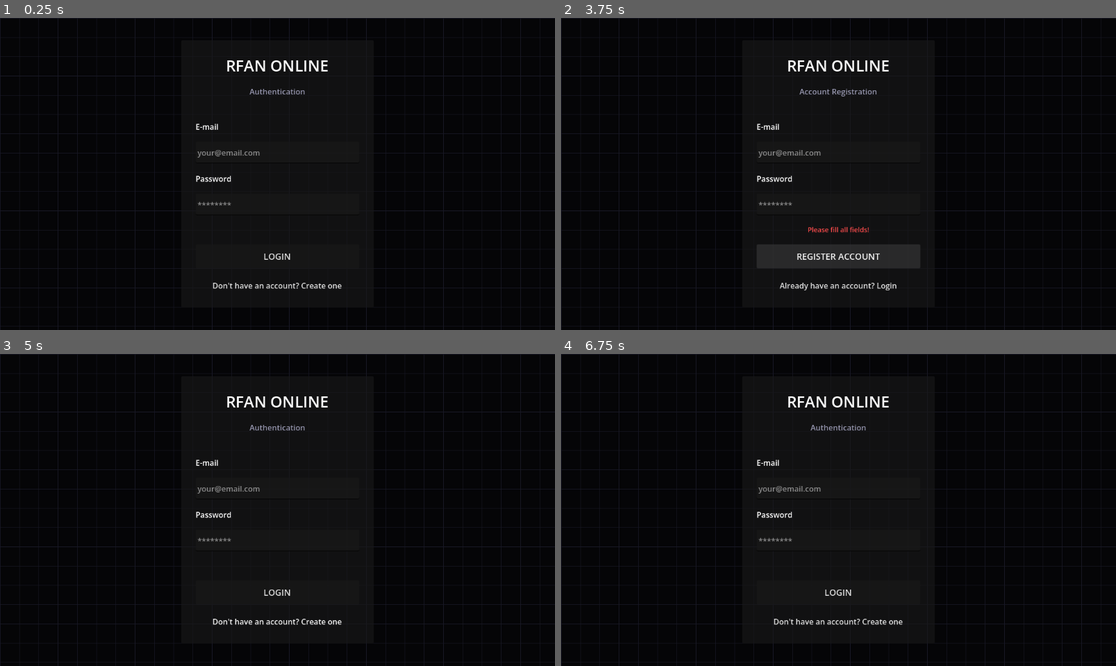
Above: before the commit, frames 1-4 (two rows, left to right).
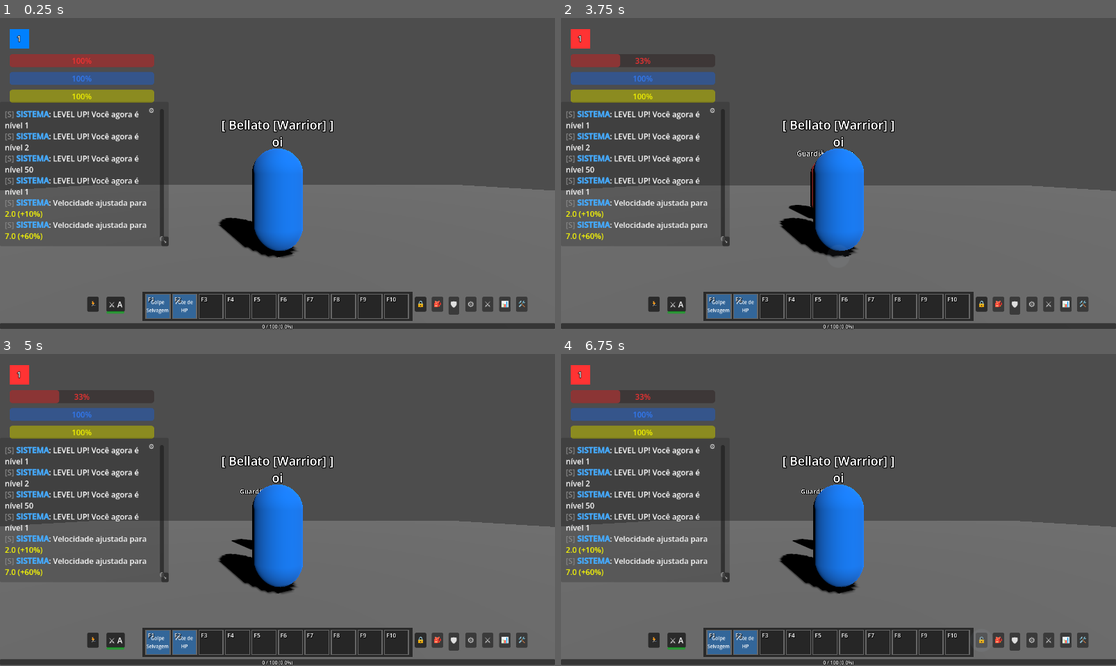
Above: after the commit, the same moments.

Repository: wellingtonpereira12/RFan-Online
Game: Godot game, scene res://levels/TestWorld.tscn
The game is run twice, just before and just after one commit, with the same random seed, the same clock (stepped at 60 frames per second) and the same inputs. Before the commit the project starts from res://ui/menu/LoginUI.tscn.
Inputs (mouse positions are in pixels of both pictures, inside the frame that each line leads up to):
- Up to frame 1 (0.25 s): no input
- Up to frame 2 (3.75 s): click (838, 255) at 0.5 s, where only the run before the commit has a clickable "LOGIN"; click (655, 305) at 1.25 s, where only the run after the commit has a clickable "🏃"; click (655, 305) at 2 s, where only the run after the commit has a clickable "🚶"; click (838, 286) at 2.75 s, where only the run before the commit has a clickable "Don't have an account? Create…"; click (838, 255) at 3.5 s, where only the run before the commit has a clickable "REGISTER ACCOUNT"
- Up to frame 3 (5 s): click (277, 622) at 4.25 s, where only the run before the commit has a clickable "Already have an account? Login"
- Up to frame 4 (6.75 s): click (677, 641) at 5 s, where only the run after the commit has a clickable "⚔️ A"; click (677, 641) at 5.75 s, where only the run after the commit has a clickable "⚔️ M"; click (982, 641) at 6.5 s, where only the run after the commit has a clickable "🔒"

The runs differ from the first frame. In frame 1, 98% of the frame differs, in the area x 0-100%, y 0-100%; in frame 2, 98%; in frame 3, 98%; in frame 4, 98%.

Commit message:
no message

Diff:
--- a/r-fan-online/components/CombatComponent.gd
+++ b/r-fan-online/components/CombatComponent.gd
@@ -126,10 +126,14 @@
 		_send_system_msg("[color=blue]O alvo bloqueou o ataque![/color]")
 		return
 
-	# 3. Cálculo de Dano Base
-	var base_dmg = StatusManager.get_total_status()["ataque"]
+	# 3. Cálculo de Dano Base (Pega o 'Ataque Total' do StatusManager)
+	var stats = StatusManager.get_total_status()
+	var ataque_total = stats["ataque"]
+
+	# O dano da habilidade é somado ao ataque total do personagem
+	# e depois multiplicado pelo nível de maestria da skill
 	var skill_mult = SkillManager.get_damage_multiplier(skill["key"])
-	var raw_dmg = (base_dmg + skill["dano"]) * skill_mult
+	var raw_dmg = (ataque_total + skill["dano"]) * skill_mult
 
 	# Redução de Defesa
 	var final_dmg = int(max(1, raw_dmg - target_stats["defesa"]))
--- a/r-fan-online/components/VitalsComponent.gd
+++ b/r-fan-online/components/VitalsComponent.gd
@@ -30,6 +30,10 @@
 	call_deferred("sync_with_status")
 
 func sync_with_status():
+	# SÓ sincroniza com o StatusManager se for o Player!
+	if not get_parent().is_in_group("players"):
+		return
+
 	var stats = StatusManager.get_total_status()
 	if not stats.is_empty():
 		max_hp = stats["hp"]
--- a/r-fan-online/core/GameManager.gd
+++ b/r-fan-online/core/GameManager.gd
@@ -1,9 +1,9 @@
 extends Node
 
 # Permanece nativo e flutuando por todas as cenas (AutoLoad Singleton)
-var player_name: String = ""
-var player_race: String = ""
-var player_class: String = ""
+var player_name: String = "oi"
+var player_race: String = "Bellato"
+var player_class: String = "Warrior"
 
 # Atalhos de compatibilidade com código antigo
 func get_character_summary() -> String:
--- a/r-fan-online/core/MobDatabase.gd
+++ b/r-fan-online/core/MobDatabase.gd
@@ -26,7 +26,9 @@
 		return
 
 	MOBS = json.data
-	print("[MobDatabase] ", MOBS.size(), " mobs carregados do banco de dados.")
+	print("[MobDatabase] Banco de dados recarregado com sucesso! ", MOBS.size(), " mobs prontos.")
+	if MOBS.has("bellato_guard"):
+		print("[MobDatabase] DEBUG: HP do Guardião Bellato no JSON atual: ", MOBS["bellato_guard"]["hp"])
 
 func get_mob(key: String) -> Dictionary:
 	if MOBS.has(key):
--- /dev/null
+++ b/r-fan-online/core/MovementSpeedManager.gd
@@ -0,0 +1,47 @@
+extends Node
+
+var config: Dictionary = {
+	"min": 1.0,
+	"max": 7.0,
+	"step": 0.1
+}
+
+var current_speed_value: float = 1.0
+
+func _ready():
+	_load_config()
+
+func _load_config():
+	var path = "res://database/movement_speed.json"
+	if FileAccess.file_exists(path):
+		var file = FileAccess.open(path, FileAccess.READ)
+		config = JSON.parse_string(file.get_as_text())
+		print("[MovementSpeed] Configurações carregadas.")
+
+func set_speed(value: float):
+	# Validar limites
+	current_speed_value = clampf(value, config["min"], config["max"])
+
+	# Arredondar para o step (0.1)
+	current_speed_value = snappedf(current_speed_value, config["step"])
+
+	# Notificar sistemas (Player e UI)
+	var player = get_tree().get_first_node_in_group("players")
+	if player and player.has_method("update_movement_speed"):
+		player.update_movement_speed()
+
+	# Forçar atualização na janela de status se estiver aberta
+	var status_window = get_tree().get_first_node_in_group("status_window")
+	if status_window and status_window.visible:
+		status_window.update_ui()
+
+	print("[MovementSpeed] Velocidade ajustada para: ", current_speed_value, " (+", get_bonus_percent(current_speed_value), "%)")
+	return current_speed_value
+
+func get_speed() -> float:
+	return current_speed_value
+
+func get_bonus_percent(value: float) -> int:
+	# Fórmula: (valor - 1.0) * 10
+	# Ex: 3.0 -> (3.0 - 1.0) * 10 = 20%
+	return int((value - 1.0) * 10.0)
--- a/r-fan-online/core/StatusManager.gd
+++ b/r-fan-online/core/StatusManager.gd
@@ -9,12 +9,24 @@
 
 var current_total_stats: Dictionary = {}
 
+# Mapeamento de Classes do Jogo -> Arquétipos do JSON
+const CLASS_MAPPING = {
+	"warrior": "melee",
+	"ranger": "range",
+	"spiritualist": "spiritualist",
+	"specialist": "specialist"
+}
+
 func _ready():
 	_load_player_data()
 	calculate_status()
-	# Conectar sinais globais de level up quando disponíveis
 	if ExperienceManager:
 		ExperienceManager.level_up.connect(func(_lv): calculate_status())
+
+func initialize_for_player():
+	print("[StatusManager] Inicializando para o jogador...")
+	_load_player_data()
+	calculate_status()
 
 func _load_player_data():
 	# 1. Carrega as configurações globais de classe (Base + Scaling)
@@ -24,20 +36,17 @@
 		all_class_configs = JSON.parse_string(file.get_as_text())
 		print("[StatusManager] Configurações de classe carregadas.")
 
-	# 2. Pega a classe atual do GameManager (definida no login/seleção)
-	player_class = GameManager.player_class.to_lower()
+	# 2. Pega a classe atual do GameManager e traduz para o arquétipo
+	var raw_class = GameManager.player_class.to_lower()
+	player_class = CLASS_MAPPING.get(raw_class, "melee")
 
 	# Aplica os dados da classe
 	if all_class_configs.has(player_class):
 		base_stats = all_class_configs[player_class]["base"]
 		scaling_config = all_class_configs[player_class]["scaling"]
-		print("[StatusManager] Sincronizado com a classe do GameManager: ", player_class)
+		print("[StatusManager] Sincronizado: Classe ", raw_class, " -> Arquétipo ", player_class)
 	else:
-		# Fallback para melee se a classe não for encontrada
-		if all_class_configs.has("melee"):
-			base_stats = all_class_configs["melee"]["base"]
-			scaling_config = all_class_configs["melee"]["scaling"]
-			print("[StatusManager] Aviso: Classe '", player_class, "' não encontrada. Usando Melee como padrão.")
+		print("[StatusManager] Erro: Arquétipo '", player_class, "' não encontrado!")
 
 func calculate_status():
 	# 1. Começa com a Base (que pode escalar com o Level)
--- a/r-fan-online/database/chat_logs.json
+++ b/r-fan-online/database/chat_logs.json
@@ -3673,75 +3673,273 @@
 		"text": "Habilidade em espera... (1.1s)"
 	},
 	{
+		"channel": 1.0,
+		"race": "Bellato",
+		"sender": "SISTEMA",
+		"text": "Você usou [color=orange]Ataque Giratório[/color]!"
+	},
+	{
+		"channel": 1.0,
+		"race": "Bellato",
+		"sender": "SISTEMA",
+		"text": "Você usou [color=orange]Golpe Pesado[/color]!"
+	},
+	{
+		"channel": 1.0,
+		"race": "Bellato",
+		"sender": "SISTEMA",
+		"text": "Você usou [color=orange]Corte Rápido[/color]!"
+	},
+	{
+		"channel": 1.0,
+		"race": "Bellato",
+		"sender": "SISTEMA",
+		"text": "Você usou [color=orange]Esmagar[/color]!"
+	},
+	{
+		"channel": 1.0,
+		"race": "Bellato",
+		"sender": "SISTEMA",
+		"text": "Você usou [color=orange]Corte Rápido[/color]!"
+	},
+	{
+		"channel": 1.0,
+		"race": "Bellato",
+		"sender": "SISTEMA",
+		"text": "Habilidade em espera... (0.5s)"
+	},
+	{
+		"channel": 1.0,
+		"race": "Bellato",
+		"sender": "SISTEMA",
+		"text": "Você usou [color=orange]Disparo Preciso[/color]!"
+	},
+	{
+		"channel": 1.0,
+		"race": "Bellato",
+		"sender": "SISTEMA",
+		"text": "Você usou [color=orange]Disparo Duplo[/color]!"
+	},
+	{
+		"channel": 1.0,
+		"race": "Bellato",
+		"sender": "SISTEMA",
+		"text": "Você usou [color=orange]Flecha Perfurante[/color]!"
+	},
+	{
+		"channel": 1.0,
+		"race": "Bellato",
+		"sender": "SISTEMA",
+		"text": "Você usou [color=orange]Corte Rápido[/color]!"
+	},
+	{
+		"channel": 1.0,
+		"race": "Bellato",
+		"sender": "SISTEMA",
+		"text": "Você usou [color=orange]Golpe Pesado[/color]!"
+	},
+	{
+		"channel": 1.0,
+		"race": "Bellato",
+		"sender": "SISTEMA",
+		"text": "Você usou [color=orange]Ataque Giratório[/color]!"
+	},
+	{
+		"channel": 1.0,
+		"race": "Bellato",
+		"sender": "SISTEMA",
+		"text": "Você usou [color=orange]Corte Rápido[/color]!"
+	},
+	{
+		"channel": 1.0,
+		"race": "Bellato",
+		"sender": "SISTEMA",
+		"text": "[color=gray]Você errou o golpe![/color]"
+	},
+	{
+		"channel": 1.0,
+		"race": "Bellato",
+		"sender": "SISTEMA",
+		"text": "Você usou [color=orange]Disparo Preciso[/color]!"
+	},
+	{
+		"channel": 1.0,
+		"race": "Bellato",
+		"sender": "SISTEMA",
+		"text": "[color=gray]Você errou o golpe![/color]"
+	},
+	{
+		"channel": 1.0,
+		"race": "Bellato",
+		"sender": "SISTEMA",
+		"text": "Você usou [color=orange]Jato de Água[/color]!"
+	},
+	{
+		"channel": 1.0,
+		"race": "Bellato",
+		"sender": "SISTEMA",
+		"text": "Você usou [color=orange]Corte de Vento[/color]!"
+	},
+	{
+		"channel": 1.0,
+		"race": "Bellato",
+		"sender": "SISTEMA",
+		"text": "LEVEL UP! Você agora é nível 2"
+	},
+	{
+		"channel": 1.0,
+		"race": "Bellato",
+		"sender": "SISTEMA",
+		"text": "LEVEL UP! Você agora é nível 3"
+	},
+	{
+		"channel": 1.0,
+		"race": "Bellato",
+		"sender": "SISTEMA",
+		"text": "LEVEL UP! Você agora é nível 4"
+	},
+	{
+		"channel": 1.0,
+		"race": "Bellato",
+		"sender": "SISTEMA",
+		"text": "LEVEL UP! Você agora é nível 5"
+	},
+	{
+		"channel": 1.0,
+		"race": "Bellato",
+		"sender": "SISTEMA",
+		"text": "LEVEL UP! Você agora é nível 6"
+	},
+	{
+		"channel": 1.0,
+		"race": "Bellato",
+		"sender": "SISTEMA",
+		"text": "LEVEL UP! Você agora é nível 7"
+	},
+	{
+		"channel": 1.0,
+		"race": "Bellato",
+		"sender": "SISTEMA",
+		"text": "LEVEL UP! Você agora é nível 2"
+	},
+	{
+		"channel": 1.0,
+		"race": "Bellato",
+		"sender": "SISTEMA",
+		"text": "LEVEL UP! Você agora é nível 3"
+	},
+	{
+		"channel": 1.0,
+		"race": "Bellato",
+		"sender": "SISTEMA",
+		"text": "LEVEL UP! Você agora é nível 4"
+	},
+	{
+		"channel": 1.0,
+		"race": "Bellato",
+		"sender": "SISTEMA",
+		"text": "LEVEL UP! Você agora é nível 5"
+	},
+	{
+		"channel": 1.0,
+		"race": "Bellato",
+		"sender": "SISTEMA",
+		"text": "LEVEL UP! Você agora é nível 6"
+	},
+	{
+		"channel": 1.0,
+		"race": "Bellato",
+		"sender": "SISTEMA",
+		"text": "LEVEL UP! Você agora é nível 7"
+	},
+	{
+		"channel": 1.0,
+		"race": "Bellato",
+		"sender": "SISTEMA",
+		"text": "LEVEL UP! Você agora é nível 2"
+	},
+	{
+		"channel": 1.0,
+		"race": "Bellato",
+		"sender": "SISTEMA",
+		"text": "LEVEL UP! Você agora é nível 3"
+	},
+	{
+		"channel": 1.0,
+		"race": "Bellato",
+		"sender": "SISTEMA",
+		"text": "LEVEL UP! Você agora é nível 4"
+	},
+	{
+		"channel": 1.0,
+		"race": "Bellato",
+		"sender": "SISTEMA",
+		"text": "LEVEL UP! Você agora é nível 5"
+	},
+	{
+		"channel": 1.0,
+		"race": "Bellato",
+		"sender": "SISTEMA",
+		"text": "LEVEL UP! Você agora é nível 6"
+	},
+	{
+		"channel": 1.0,
+		"race": "Bellato",
+		"sender": "SISTEMA",
+		"text": "LEVEL UP! Você agora é nível 7"
+	},
+	{
+		"channel": 1.0,
+		"race": "Bellato",
+		"sender": "SISTEMA",
+		"text": "LEVEL UP! Você agora é nível 2"
+	},
+	{
+		"channel": 1.0,
+		"race": "Bellato",
+		"sender": "SISTEMA",
+		"text": "LEVEL UP! Você agora é nível 30"
+	},
+	{
+		"channel": 1.0,
+		"race": "Bellato",
+		"sender": "SISTEMA",
+		"text": "LEVEL UP! Você agora é nível 50"
+	},
+	{
+		"channel": 1.0,
+		"race": "Bellato",
+		"sender": "SISTEMA",
+		"text": "LEVEL UP! Você agora é nível 1"
+	},
+	{
+		"channel": 1.0,
+		"race": "Bellato",
+		"sender": "SISTEMA",
+		"text": "LEVEL UP! Você agora é nível 2"
+	},
+	{
+		"channel": 1.0,
+		"race": "Bellato",
+		"sender": "SISTEMA",
+		"text": "LEVEL UP! Você agora é nível 50"
+	},
+	{
+		"channel": 1.0,
+		"race": "Bellato",
+		"sender": "SISTEMA",
+		"text": "LEVEL UP! Você agora é nível 1"
+	},
+	{
 		"channel": 1,
 		"race": "Bellato",
 		"sender": "SISTEMA",
-		"text": "Você usou [color=orange]Ataque Giratório[/color]!"
+		"text": "Velocidade ajustada para [color=yellow]2.0 (+10%)[/color]"
 	},
 	{
 		"channel": 1,
 		"race": "Bellato",
 		"sender": "SISTEMA",
-		"text": "Você usou [color=orange]Golpe Pesado[/color]!"
-	},
-	{
-		"channel": 1,
-		"race": "Bellato",
-		"sender": "SISTEMA",
-		"text": "Você usou [color=orange]Corte Rápido[/color]!"
-	},
-	{
-		"channel": 1,
-		"race": "Bellato",
-		"sender": "SISTEMA",
-		"text": "Você usou [color=orange]Esmagar[/color]!"
-	},
-	{
-		"channel": 1,
-		"race": "Bellato",
-		"sender": "SISTEMA",
-		"text": "Você usou [color=orange]Corte Rápido[/color]!"
-	},
-	{
-		"channel": 1,
-		"race": "Bellato",
-		"sender": "SISTEMA",
-		"text": "Habilidade em espera... (0.5s)"
-	},
-	{
-		"channel": 1,
-		"race": "Bellato",
-		"sender": "SISTEMA",
-		"text": "Você usou [color=orange]Disparo Preciso[/color]!"
-	},
-	{
-		"channel": 1,
-		"race": "Bellato",
-		"sender": "SISTEMA",
-		"text": "Você usou [color=orange]Disparo Duplo[/color]!"
-	},
-	{
-		"channel": 1,
-		"race": "Bellato",
-		"sender": "SISTEMA",
-		"text": "Você usou [color=orange]Flecha Perfurante[/color]!"
-	},
-	{
-		"channel": 1,
-		"race": "Bellato",
-		"sender": "SISTEMA",
-		"text": "Você usou [color=orange]Corte Rápido[/color]!"
-	},
-	{
-		"channel": 1,
-		"race": "Bellato",
-		"sender": "SISTEMA",
-		"text": "Você usou [color=orange]Golpe Pesado[/color]!"
-	},
-	{
-		"channel": 1,
-		"race": "Bellato",
-		"sender": "SISTEMA",
-		"text": "Você usou [color=orange]Ataque Giratório[/color]!"
+		"text": "Velocidade ajustada para [color=yellow]7.0 (+60%)[/color]"
 	}
 ]
--- a/r-fan-online/database/class_configs.json
+++ b/r-fan-online/database/class_configs.json
@@ -7,7 +7,7 @@
 			"ataque": 50,
 			"defesa": 30,
 			"block": 10,
-			"move_speed": 5.0,
+			"move_speed": 1.0,
 			"attack_speed": 1.0,
 			"accuracy": 80,
 			"dodge": 5,
--- a/r-fan-online/database/mobs.json
+++ b/r-fan-online/database/mobs.json
@@ -3,8 +3,8 @@
 		"id": "bellato_guard",
 		"nome": "Guardião Bellato",
 		"tipo": "normal",
-		"hp": 10,
-		"ataque": 0,
+		"hp": 10000000,
+		"ataque": 530,
 		"defesa": 10,
 		"velocidade": 1,
 		"exp": 2500,
--- /dev/null
+++ b/r-fan-online/database/movement_speed.json
@@ -0,0 +1,5 @@
+{
+  "min": 1.0,
+  "max": 7.0,
+  "step": 0.1
+}
--- a/r-fan-online/entities/enemies/AdvancedMob.gd
+++ b/r-fan-online/entities/enemies/AdvancedMob.gd
@@ -198,11 +198,26 @@
 		look_at(flat_pos, Vector3.UP)
 
 func _perform_attack() -> void:
-	if not current_target.has_node("VitalsComponent"): return
-
-	print("[Mob ", name, "] Atacou ", current_target.name, " dando ", attack_damage, " dano.")
-	current_target.get_node("VitalsComponent").take_damage(attack_damage)
+	# Busca o componente de vida do player (ou alvo)
+	var target_vitals = current_target.get_node_or_null("VitalsComponent")
+	if not target_vitals: return
+
+	# --- CÁLCULO DE DEFESA DO PLAYER ---
+	var player_def = 0
+	# Se o alvo for o player, pegamos a defesa real do StatusManager
+	if current_target.is_in_group("players"):
+		player_def = StatusManager.get_total_status()["defesa"]
+
+	# Dano Final = Ataque do Mob - Defesa do Player
+	var final_dmg = int(max(1, attack_damage - player_def))
+
+	print("[Mob ", name, "] Atacou ", current_target.name, " | Atk:", attack_damage, " - Def:", player_def, " = Dano:", final_dmg)
+
+	target_vitals.take_damage(final_dmg)
 	current_cooldown = attack_cooldown
+
+func get_stats() -> Dictionary:
+	return mob_data
 
 func _on_death() -> void:
 	print("[Mob ", name, "] Morreu!")
--- a/r-fan-online/entities/player/Player.gd
+++ b/r-fan-online/entities/player/Player.gd
@@ -98,6 +98,9 @@
 	var equip_ui = equip_ui_scene.instantiate()
 	hud_instance.add_child(equip_ui)
 	equip_ui.setup(equipment_manager)
+
+	# Inicializar Velocidade
+	update_movement_speed()
 
 	# Inicializar MacroUI
 	var macro_scene = preload("res://ui/macro/MacroUI.tscn")
@@ -145,10 +148,14 @@
 			var p_level = char_data.get("level", 1)
 			var p_exp = char_data.get("exp", 0)
 			ExperienceManager.setup_player(p_level, p_exp)
+			# Inicializa os status base baseados na classe e level carregados
+			StatusManager.initialize_for_player()
 			break
 
 	if not character_found:
 		_give_initial_items()
+		# Mesmo sem personagem salvo, inicializa o StatusManager com os dados padrão do GameManager
+		StatusManager.initialize_for_player()
 
 	# Conectar sinais de XP ao HUD
 	ExperienceManager.exp_changed.connect(hud_instance.update_exp)
@@ -703,9 +710,6 @@
 # --- Sistema de Ataque Básico (Melee) ---
 func perform_attack() -> void:
 	set_in_combat()
-	if not class_stats:
-		print("Player não tem classe definida!")
-		return
 
 	if not current_target:
 		print("Selecione um alvo primeiro (Tab)")
@@ -713,9 +717,23 @@
 
 	var dist = global_position.distance_to(current_target.global_position)
 	if dist <= base_attack_range:
-		print("Player AUTO ATAQUE em " + current_target.name + " com " + str(class_stats.base_physical_attack) + " de dano.")
-		if current_target.has_node("VitalsComponent"):
-			current_target.get_node("VitalsComponent").take_damage(class_stats.base_physical_attack)
+		# Pega o ataque total do sistema de status centralizado
+		var total_atk = StatusManager.get_total_status()["ataque"]
+
+		print("Player AUTO ATAQUE em " + current_target.name + " com " + str(total_atk) + " de dano.")
+
+		# Procura o componente de vida do alvo (pode ser Vitals ou Health)
+		var target_vitals = current_target.get_node_or_null("VitalsComponent")
+		if not target_vitals: target_vitals = current_target.get_node_or_null("HealthComponent")
+
+		if target_vitals:
+			# Calcula redução de defesa do alvo (se houver)
+			var target_def = 10 # Padrão
+			if current_target.has_method("get_stats"):
+				target_def = current_target.get_stats().get("defesa", 10)
+
+			var final_dmg = int(max(1, total_atk - target_def))
+			target_vitals.take_damage(final_dmg)
 	else:
 		print("Alvo está muito longe! (" + str(snapped(dist, 0.1)) + "m)")
 
@@ -734,3 +752,14 @@
 	}
 	AccountManager.update_character_data(GameManager.player_name, data_to_save)
 	print("[DB] Progresso de ", GameManager.player_name, " salvo automaticamente.")
+
+func update_movement_speed():
+	var speed_val = MovementSpeedManager.get_speed()
+	var bonus_pct = MovementSpeedManager.get_bonus_percent(speed_val)
+	var multiplier = 1.0 + (bonus_pct / 100.0)
+
+	# Velocidades base (RF costuma ser 5 e 12)
+	walk_speed = 5.0 * multiplier
+	run_speed = 12.0 * multiplier
+
+	print("[Player] Velocidade atualizada: Walk=", walk_speed, " Run=", run_speed, " (", bonus_pct, "%)")
--- /dev/null
+++ b/r-fan-online/levels/TestWorld.gd
@@ -0,0 +1,20 @@
+extends Node3D
+
+var mob_scene = preload("res://entities/enemies/AdvancedMob.tscn")
+
+func _ready() -> void:
+	# Pequeno delay para garantir que tudo (incluindo StatusManager) esteja pronto
+	await get_tree().create_timer(0.5).timeout
+	spawn_initial_mobs()
+
+func spawn_initial_mobs():
+	print("[World] Spawnando Guardião Bellato inicial...")
+	var mob = mob_scene.instantiate()
+	add_child(mob)
+
+	# Posiciona na frente do player (o player nasce em 0,0,0)
+	mob.global_position = Vector3(0, 0, -5)
+
+	# Configura com os dados do JSON
+	if mob.has_method("setup_from_db"):
+		mob.setup_from_db("bellato_guard")
--- a/r-fan-online/levels/TestWorld.tscn
+++ b/r-fan-online/levels/TestWorld.tscn
@@ -4,6 +4,7 @@
 [ext_resource type="Script" path="res://components/VitalsComponent.gd" id="2_health"]
 [ext_resource type="Script" path="res://entities/enemies/Enemy.gd" id="3_enemygd"]
 [ext_resource type="Shader" path="res://shaders/grid.gdshader" id="4_gridshader"]
+[ext_resource type="Script" path="res://levels/TestWorld.gd" id="5_worldgd"]
 
 [sub_resource type="ShaderMaterial" id="ShaderMaterial_floor"]
 render_priority = 0
@@ -23,6 +24,7 @@
 [sub_resource type="CapsuleMesh" id="CapsuleMesh_enemy"]
 
 [node name="TestWorld" type="Node3D"]
+script = ExtResource("5_worldgd")
 
 [node name="DirectionalLight3D" type="DirectionalLight3D" parent="."]
 transform = Transform3D(0.866025, -0.25, 0.433013, 0, 0.866025, 0.5, -0.5, -0.433013, 0.75, 0, 10, 0)
@@ -40,19 +42,3 @@
 
 [node name="Player" parent="." instance=ExtResource("1_player")]
 transform = Transform3D(1, 0, 0, 0, 1, 0, 0, 0, 1, 0, 0, 0)
-
-[node name="DummyEnemy" type="CharacterBody3D" parent="." groups=["enemies"]]
-transform = Transform3D(1, 0, 0, 0, 1, 0, 0, 0, 1, 0, 0, -4)
-script = ExtResource("3_enemygd")
-
-[node name="VitalsComponent" type="Node" parent="DummyEnemy"]
-script = ExtResource("2_health")
-max_health = 500
-
-[node name="CollisionShape3D" type="CollisionShape3D" parent="DummyEnemy"]
-transform = Transform3D(1, 0, 0, 0, 1, 0, 0, 0, 1, 0, 1, 0)
-shape = SubResource("CapsuleShape3D_enemy")
-
-[node name="MeshInstance3D" type="MeshInstance3D" parent="DummyEnemy"]
-transform = Transform3D(1, 0, 0, 0, 1, 0, 0, 0, 1, 0, 1, 0)
-mesh = SubResource("CapsuleMesh_enemy")
--- a/r-fan-online/project.godot
+++ b/r-fan-online/project.godot
@@ -11,7 +11,7 @@
 [application]
 
 config/name="RFan online"
-run/main_scene="res://ui/menu/LoginUI.tscn"
+run/main_scene="res://levels/TestWorld.tscn"
 config/features=PackedStringArray("4.6", "Forward Plus")
 config/icon="res://icon.svg"
 
@@ -27,6 +27,7 @@
 SkillManager="*res://core/SkillManager.gd"
 StatusManager="*res://core/StatusManager.gd"
 DamageTextManager="*res://core/DamageTextManager.gd"
+MovementSpeedManager="*res://core/MovementSpeedManager.gd"
 
 [input]
 
--- a/r-fan-online/ui/admin/AdminConsole.gd
+++ b/r-fan-online/ui/admin/AdminConsole.gd
@@ -102,14 +102,17 @@
 		_cmd_level(parts)
 	elif command == "addexp":
 		_cmd_addexp(parts)
+	elif command == "speed":
+		_cmd_speed(parts)
 	elif command == "clear":
 		history.text = "[color=yellow]=== Painel Administrativo GM Iniciado ===[/color]"
 	elif command == "help" or command == "ajuda":
 		print_to_console("=== Lista de Comandos Disponíveis (GM) ===", "yellow")
 		print_to_console("/item <id> <quantidade> - Adiciona item ao seu inventário", "cyan")
 		print_to_console("/mob <id> [quantidade] - Spawna mobs perto de você", "cyan")
-		print_to_console("/level <valor> - Define o nível do personagem (ex: /level 50 ou /level +1)", "cyan")
+		print_to_console("/level <valor> - Define ou altera seu nível (1-50)", "cyan")
 		print_to_console("/addexp <valor> - Adiciona XP ao personagem", "cyan")
+		print_to_console("/speed <1.0-7.0> - Ajusta a velocidade de movimento (+1% por 0.1)", "cyan")
 		print_to_console("/reload mobs - Remove mobs do mapa e recarrega o mobs.json", "cyan")
 		print_to_console("/clear - Limpa o histórico deste console", "cyan")
 		print_to_console("/ajuda - Mostra esta lista", "cyan")
@@ -240,3 +243,22 @@
 	var amount = args[1].to_int()
 	ExperienceManager.add_exp(amount)
 	print_to_console("SUCESSO: Adicionado " + str(amount) + " de XP.", "green")
+
+func _cmd_speed(args: PackedStringArray) -> void:
+	if args.size() < 2:
+		print_to_console("Uso correto: /speed <valor> (Ex: /speed 3.5)", "red")
+		return
+
+	var speed_val = args[1].to_float()
+	var final_speed = MovementSpeedManager.set_speed(speed_val)
+	var bonus_pct = MovementSpeedManager.get_bonus_percent(final_speed)
+
+	print_to_console("SUCESSO: Velocidade ajustada para %.1f (+%d%%)" % [final_speed, bonus_pct], "green")
+
+	# Mensagem no Chat para feedback visual ao jogador
+	ChatManager.receive_message({
+		"sender": "SISTEMA",
+		"text": "Velocidade ajustada para [color=yellow]%.1f (+%d%%)[/color]" % [final_speed, bonus_pct],
+		"race": GameManager.player_race,
+		"channel": ChatManager.Channel.LOCAL
+	})
--- a/r-fan-online/ui/hud/StatusWindow.gd
+++ b/r-fan-online/ui/hud/StatusWindow.gd
@@ -110,7 +110,9 @@
 	def_label.text = "Defesa Total: %d" % stats["defesa"]
 	block_label.text = "Chance de Bloqueio: %d%%" % stats["block"]
 
-	ms_label.text = "Vel. Movimento: %.1f" % stats["move_speed"]
+	var speed_val = MovementSpeedManager.get_speed()
+	var bonus_pct = MovementSpeedManager.get_bonus_percent(speed_val)
+	ms_label.text = "Vel. Movimento: %.1f (+%d%%)" % [speed_val, bonus_pct]
 	as_label.text = "Vel. Ataque: %.1f" % stats["attack_speed"]
 
 	acc_label.text = "Chance de Acerto: %d%%" % stats["accuracy"]
Not shown, added: r-fan-online/core/MovementSpeedManager.gd.uid
Not shown, added: r-fan-online/levels/TestWorld.gd.uid
